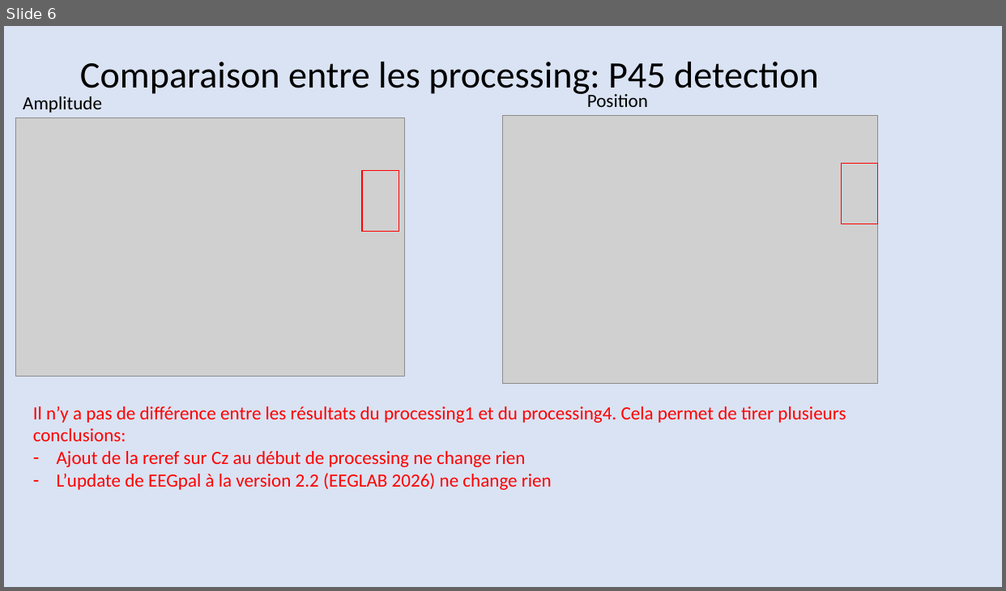
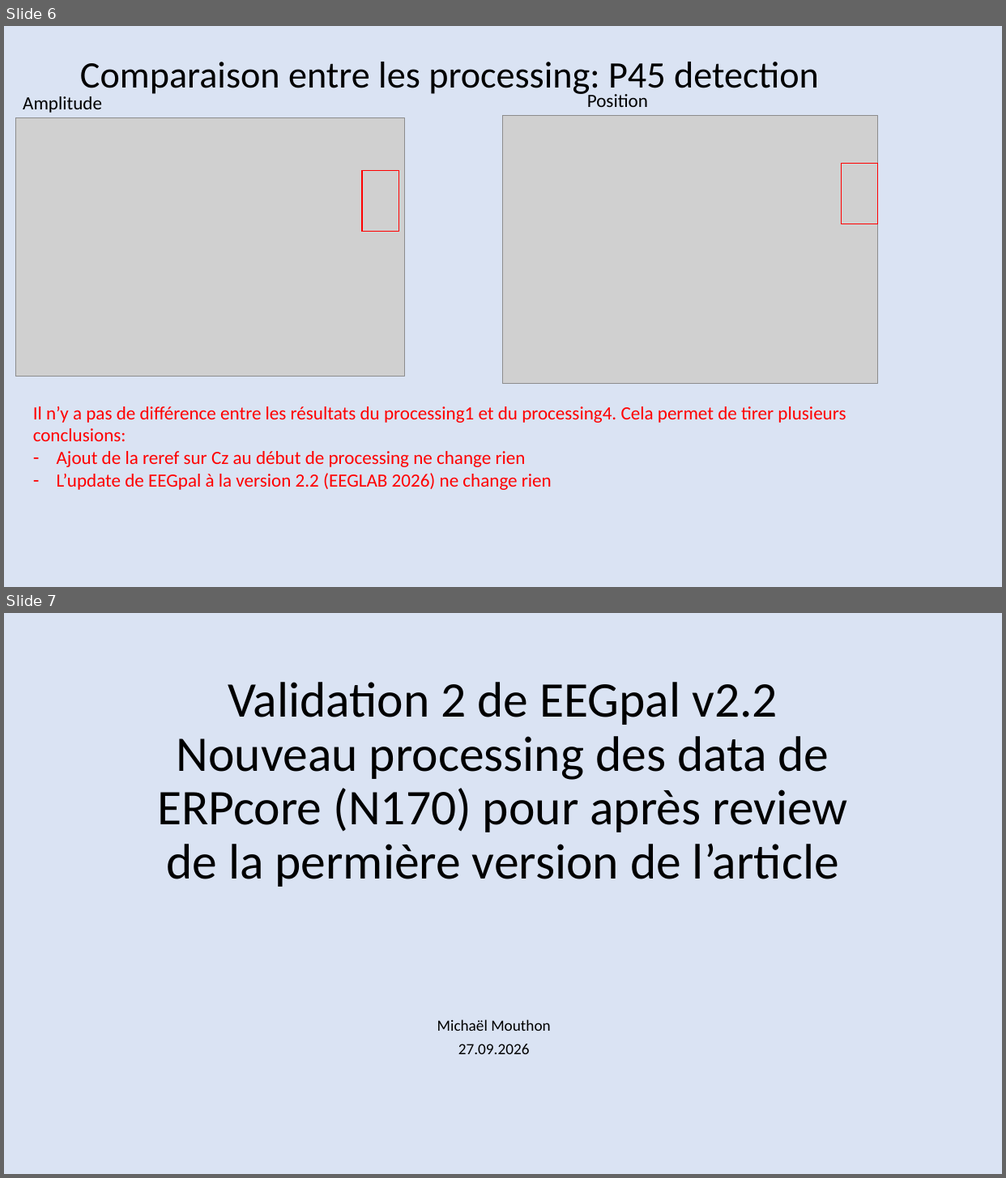
Before and after one commit to DePrettoM/EEGpal, a slide deck: Manuels/validations/Validation_EEGpal_2_2_pipeline.pptx. Shown one above the other, each under a label of ours: slide 6 before the commit, slides 6 and 7 after it. The pictures are 1006x591 and 1006x1178 pixels, drawn with LibreOffice and Linux fonts; fonts in the diff are those of the drawing; grey boxes stand for pictures. Boxes give left, top, right and bottom in pixels: in the first picture for what was removed or moved away, otherwise in the second. Text is boxed around its words. In the diff, an @@ line names an element or a change of style, - is before the commit and + after.

```diff
--- a/Manuels/validations/Validation_EEGpal_2_2_pipeline.pptx
+++ b/Manuels/validations/Validation_EEGpal_2_2_pipeline.pptx
@@ slide 7 added at [4,613,1002,1174], background #DAE3F3 @@
@@ title added at [157,682,847,887], 48 pt, text #000000 @@
+Validation 2 de EEGpal v2.2
+Nouveau processing des data de ERPcore (N170) pour après review de la permière version de l’article
@@ subtitle added at [437,1020,550,1054], 15 pt, text #000000 @@
+Michaël Mouthon
+27.09.2026
```
Also in this commit, not shown: 1 slide changed, 4 other slides added, 1 other file.
